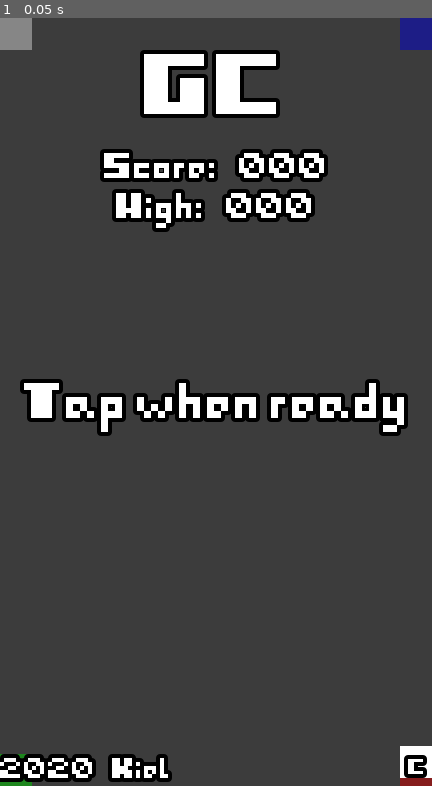
Above: before the commit, frame 1.
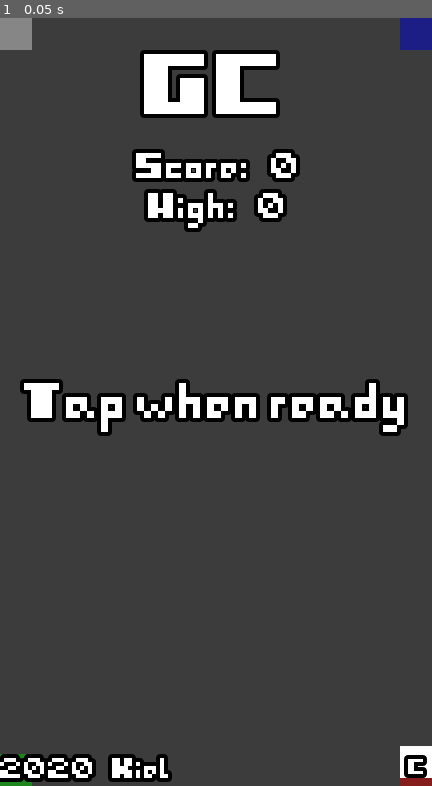
Above: after the commit, the same moment.

Repository: Kiel97/easy-jam-8bits-to-infinity
Game: Godot game, scene res://Game.tscn
Two runs of this game, one before a commit and one after it. Both use one fixed random seed, a clock stepped at 60 frames per second and the inputs below.
Inputs:
- Up to frame 1 (0.05 s): no input

The runs differ from the first frame. In frame 1, 2.7% of the frame differs, in the area x 23-76%, y 17-28%.

Commit message:
Implemented basic score showing in game

Diff:
--- a/Game.gd
+++ b/Game.gd
@@ -1,10 +1,11 @@
 extends Node2D
 
-var score: int = 0
+var score: int = 0 setget set_score
 var is_playing: bool = true setget playing
 
 onready var spawn_point: PathFollow2D = $JunkGenerator/JunkPath/JunkPathSpawner
 onready var junk_timer: Timer = $JunkGenerator/JunkTimer
+onready var score_timer: Timer = $CanvasLayer/ScoreGameLabel/ScoreLabelTimer
 
 onready var tap_overlay: Control = $CanvasLayer/TapOverlay
 onready var tap_button: TextureButton = $CanvasLayer/TapOverlay/TapButton
@@ -12,6 +13,8 @@
 onready var title_label: Label = $CanvasLayer/TapOverlay/TopVBox/TitleLabel
 onready var score_label: Label = $CanvasLayer/TapOverlay/TopVBox/ScoreLabel
 onready var hiscore_label: Label = $CanvasLayer/TapOverlay/TopVBox/HighscoreLabel
+
+onready var score_game_label: Label = $CanvasLayer/ScoreGameLabel
 
 export var junks: Array = [load("res://Shard.tscn")]
 
@@ -33,13 +36,26 @@
 		junk_timer.start()
 
 func new_game():
+	self.is_playing = true
 	tap_overlay.visible = false
 	for child in $Junk.get_children():
 		child.queue_free()
-	score = 0
+	self.score = 0
 	$Player.visible = true
-	self.is_playing = true
 	get_viewport().warp_mouse($Player.position)
+
+func set_score(value):
+	score = value
+	score_game_label.text = str(score)
+	if is_playing:
+		show_score()
+
+func show_score():
+	score_game_label.visible = true
+	score_timer.start()
+
+func hide_score():
+	score_game_label.visible = false
 
 func spawn_random_junk():
 	spawn_point.offset = randi()
@@ -57,12 +73,13 @@
 	self.is_playing = false
 	tap_overlay.visible = true
 	print("Your score is: ", score)
+	score_label.text = "Score: " + str(score)
 
 func _on_TextureButton_pressed():
 	new_game()
 
 func _on_Bin_shard_collected():
-	score += 1
+	self.score += 1
 	print("Score: ", score)
 
 func _on_Bin_wrong_color():
@@ -70,3 +87,6 @@
 
 func _on_CreditsButton_pressed():
 	print("Show credits here...")
+
+func _on_ScoreLabelTimer_timeout():
+	hide_score()
--- a/Game.tscn
+++ b/Game.tscn
@@ -49,6 +49,9 @@
 size = 6
 outline_size = 1
 outline_color = Color( 0, 0, 0, 1 )
+font_data = ExtResource( 6 )
+
+[sub_resource type="DynamicFont" id=9]
 font_data = ExtResource( 6 )
 
 [node name="Game" type="Node2D"]
@@ -196,7 +199,7 @@
 margin_right = 108.0
 margin_bottom = 41.0
 custom_fonts/font = SubResource( 5 )
-text = "Score: 000"
+text = "Score: 0"
 align = 1
 valign = 1
 __meta__ = {
@@ -208,7 +211,7 @@
 margin_right = 108.0
 margin_bottom = 52.0
 custom_fonts/font = SubResource( 5 )
-text = "High: 000"
+text = "High: 0"
 align = 1
 valign = 1
 __meta__ = {
@@ -282,6 +285,23 @@
 __meta__ = {
 "_edit_use_anchors_": false
 }
+
+[node name="ScoreGameLabel" type="Label" parent="CanvasLayer"]
+visible = false
+anchor_right = 1.0
+custom_fonts/font = SubResource( 9 )
+text = "0"
+align = 1
+valign = 1
+__meta__ = {
+"_edit_use_anchors_": false
+}
+
+[node name="ScoreLabelTimer" type="Timer" parent="CanvasLayer/ScoreGameLabel"]
+wait_time = 2.0
+one_shot = true
+
+[node name="ScoreTween" type="Tween" parent="CanvasLayer/ScoreGameLabel"]
 [connection signal="shard_collected" from="Bins/WhiteBin" to="." method="_on_Bin_shard_collected"]
 [connection signal="wrong_color" from="Bins/WhiteBin" to="." method="_on_Bin_wrong_color"]
 [connection signal="shard_collected" from="Bins/BlueBin" to="." method="_on_Bin_shard_collected"]
@@ -293,3 +313,4 @@
 [connection signal="timeout" from="JunkGenerator/JunkTimer" to="." method="_on_JunkTimer_timeout"]
 [connection signal="pressed" from="CanvasLayer/TapOverlay/TapButton" to="." method="_on_TextureButton_pressed"]
 [connection signal="pressed" from="CanvasLayer/TapOverlay/BottomVBox/VertBox/CreditsButton" to="." method="_on_CreditsButton_pressed"]
+[connection signal="timeout" from="CanvasLayer/ScoreGameLabel/ScoreLabelTimer" to="." method="_on_ScoreLabelTimer_timeout"]
Not shown: 1 places in Game.tscn that only renumber resources
